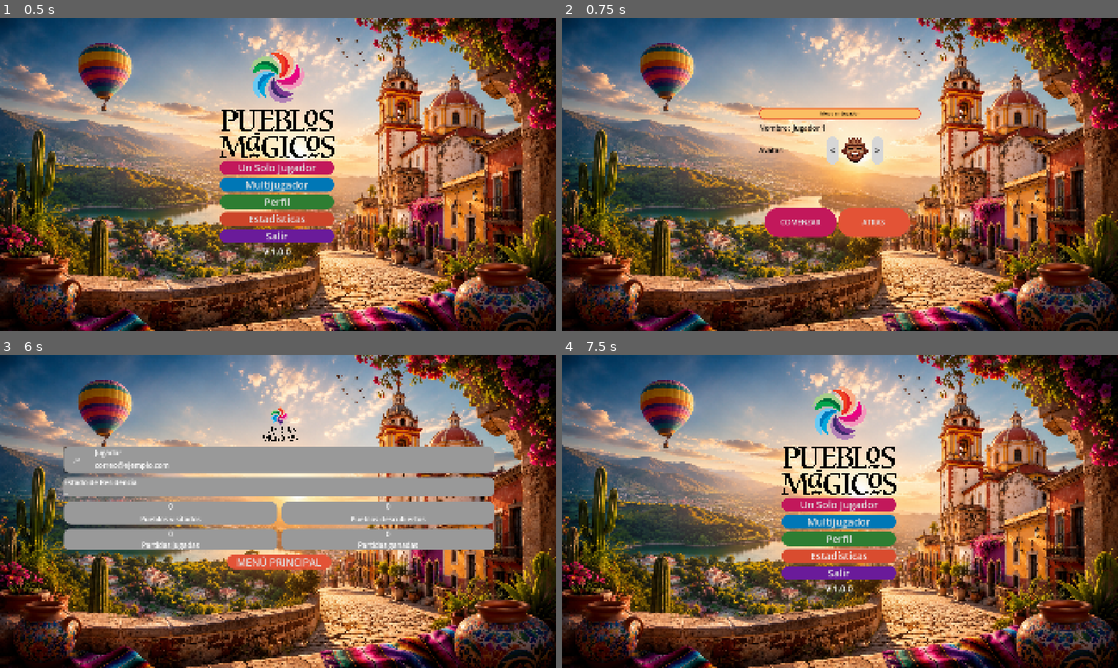
Above: before the commit, frames 1-4 (two rows, left to right).
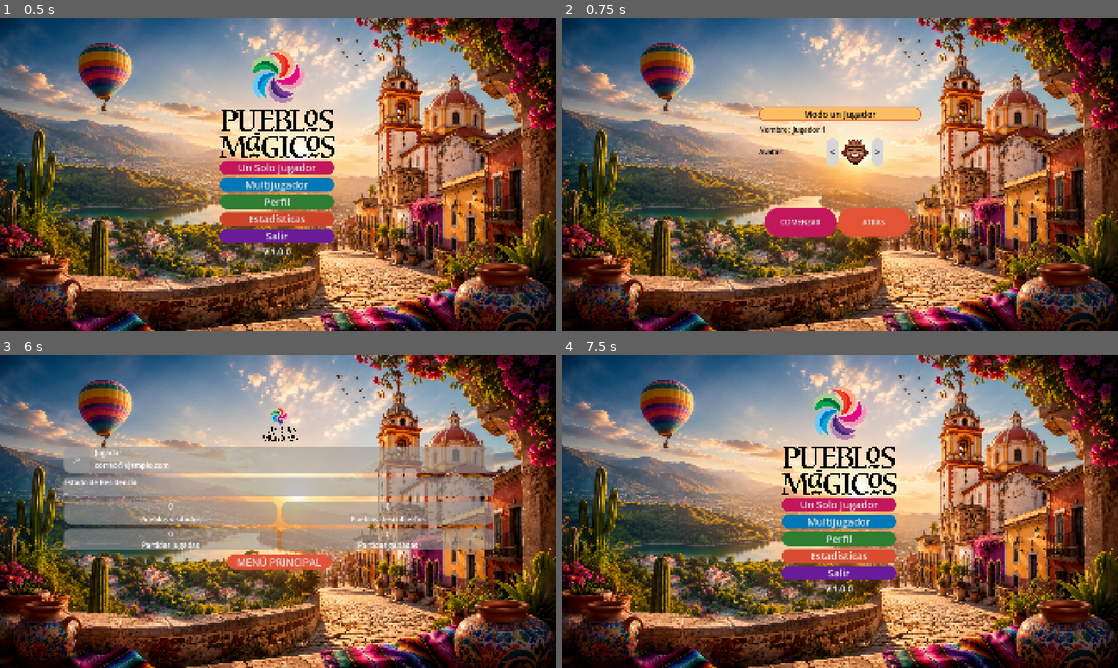
Above: after the commit, the same moments.

Repository: Capistran0205/Juego-Cultural-Pueblo-M-gicos
Game: Godot game, scene res://MenuPrincipal/Componentes/Escenas/MenuPrincipal.tscn
The game is run twice, just before and just after one commit, with the same random seed, the same clock (stepped at 60 frames per second) and the same inputs. Before the commit the project starts from res://MenuPrincipal/MenuPrincipal.tscn.
Inputs (mouse positions are in pixels of both pictures, inside the frame that each line leads up to):
- Up to frame 1 (0.5 s): no input
- Up to frame 2 (0.75 s): click "Un Solo Jugador" at 0.5 s
- Up to frame 3 (6 s): click "COMENZAR" at 1.25 s; click "← Menú" at 2 s; click "Un Solo Jugador" at 2.75 s; click "COMENZAR" at 3.5 s; click (83, 614) at 4.25 s; click "← Menú" at 5 s; click "Perfil" at 5.75 s
- Up to frame 4 (7.5 s): click "MENÚ PRINCIPAL" at 6.5 s; click "Estadísticas" at 7.25 s

Frame 1 is identical in both runs. In frame 2, 1.3% of the frame differs, in the area x 35-65%, y 28-48%; in frame 3, 16%, in the area x 11-89%, y 29-63%; in frame 4, nothing differs.

Commit message:
fix: :bug: Corrección de bug para dejar a InformacionJuego como la única fuente de verdad.
Se estableció una corrección de múltiple responsabilidad entre el archivo InformacionJuego y Global dejando a InformacionJugador como el único en controlar todas las partidas sean un jugador o multijugador.

Inconvenientes/cuidados: (1) la traducción de game_mode colapsa online/local en 1 — correcto, porque el esquema viejo nunca conoció online, pero si encuentras código viejo que distinga, hay que revisarlo; (2) si el menú relee Global.num_players inmediatamente después de asignarlo y antes de construir players, el _hint lo cubre, pero confírmalo con el grep; (3) log_event ahora guarda state_index del jugador actual en la clave position — preserva la forma del dict.

Nota: se excluyeron del control de versiones los assets pesados de Assets/Mapas (PNG nuevos y Mapas.zip ~155MB) para permitir el push a GitHub. Siguen en disco, ignorados por .gitignore.

Co-Authored-By: Claude Opus 4.8 <noreply@anthropic.com>

Diff:
--- a/Juego/TableroJuego/Componentes/scripts/tablero.gd
+++ b/Juego/TableroJuego/Componentes/scripts/tablero.gd
@@ -6,7 +6,7 @@
 # la tabla del HUD), lo que chocaba con GameManager. Aquí solo dejamos la
 # navegación de "Regresar al menú".
 
-const MAIN_MENU := "res://MenuPrincipal/MenuPrincipal.tscn"
+const MAIN_MENU := "res://MenuPrincipal/Componentes/Escenas/MenuPrincipal.tscn"
 
 @onready var btn_regresar: Button = $HUD/HUDRoot/BtnRegresar
 
--- a/Juego/TableroJuego/Tablero.tscn
+++ b/Juego/TableroJuego/Tablero.tscn
@@ -98,7 +98,6 @@
 position = Vector2(0.06482355, 9.057422)
 
 [node name="CollisionShape2D" type="CollisionShape2D" parent="Mapa/Estados/Area_0/Location_0"]
-visible = false
 shape = SubResource("CircleShape2D_jggqs")
 
 [node name="Area_1" type="Polygon2D" parent="Mapa/Estados"]
--- a/Juego/TableroJuego/game_manager.gd
+++ b/Juego/TableroJuego/game_manager.gd
@@ -701,7 +701,7 @@
 func _on_return_to_menu():
 	print("\n🏠 Regresando al menú principal...\n")
 	hide_stats_screen()
-	get_tree().change_scene_to_file("res://MenuPrincipal/MenuPrincipal.tscn")
+	get_tree().change_scene_to_file("res://MenuPrincipal/Componentes/Escenas/MenuPrincipal.tscn")
 
 # ============================================
 # TEXTO FLOTANTE
--- a/MenuPrincipal/BarraCargaDatostscn.tscn
+++ b/MenuPrincipal/Componentes/Escenas/BarraCargaDatostscn.tscn
@@ -1,7 +1,7 @@
 [gd_scene load_steps=12 format=3 uid="uid://cwcexurna1o6b"]
 
-[ext_resource type="Script" path="res://MenuPrincipal/Componentes/Scripts/Barra_carga_datos.gd" id="1_07lnh"]
-[ext_resource type="Texture2D" uid="uid://4suxfttcxaau" path="res://Assets/Marco_PueblosMagicos.webp" id="2_07lnh"]
+[ext_resource type="Script" uid="uid://bb151pdjl70kk" path="res://MenuPrincipal/Componentes/Scripts/Barra_carga_datos.gd" id="1_wdloi"]
+[ext_resource type="Texture2D" uid="uid://4suxfttcxaau" path="res://Assets/Marco_PueblosMagicos.webp" id="2_7qvvh"]
 
 [sub_resource type="StyleBoxFlat" id="StyleBoxFlat_hagek"]
 bg_color = Color(0.8732984, 0.8732984, 0.8732984, 1)
@@ -78,7 +78,7 @@
 
 [node name="CanvasLayer" type="CanvasLayer"]
 layer = 100
-script = ExtResource("1_07lnh")
+script = ExtResource("1_wdloi")
 
 [node name="CenterContainer" type="CenterContainer" parent="."]
 anchors_preset = -1
--- a/MenuPrincipal/MultijugadorModo.tscn
+++ b/MenuPrincipal/Componentes/Escenas/MultijugadorModo.tscn
@@ -252,7 +252,7 @@
 [node name="LblTitulo" type="Label" parent="VBoxContainer"]
 layout_mode = 2
 theme_override_colors/font_color = Color(0, 0, 0, 1)
-theme_override_font_sizes/font_size = 25
+theme_override_font_sizes/font_size = 30
 theme_override_styles/normal = SubResource("StyleBoxFlat_03r3q")
 theme_override_styles/focus = SubResource("StyleBoxFlat_6t6ly")
 text = "Multijugador"
--- a/MenuPrincipal/Perfil.tscn
+++ b/MenuPrincipal/Componentes/Escenas/Perfil.tscn
@@ -1,45 +1,59 @@
-[gd_scene load_steps=15 format=3 uid="uid://y8mnfu3488vt"]
+[gd_scene load_steps=16 format=3 uid="uid://y8mnfu3488vt"]
 
 [ext_resource type="Script" uid="uid://ckqk8svb5n3hh" path="res://MenuPrincipal/Componentes/Scripts/perfil.gd" id="1_perfil"]
 [ext_resource type="Texture2D" uid="uid://biikfd0se8k0n" path="res://Assets/FondoPrincipal.webp" id="2_fondo"]
 [ext_resource type="Texture2D" uid="uid://dcwy51kvl28ax" path="res://Assets/LogoPueblosMagicos.webp" id="3_logo"]
 
 [sub_resource type="StyleBoxFlat" id="StyleBoxFlat_u8q3d"]
+bg_color = Color(0.6, 0.6, 0.6, 0.6117647)
 corner_radius_top_left = 25
 corner_radius_top_right = 25
 corner_radius_bottom_right = 25
 corner_radius_bottom_left = 25
 
+[sub_resource type="StyleBoxFlat" id="StyleBoxFlat_ts1w4"]
+bg_color = Color(0.6, 0.6, 0.6, 0)
+corner_radius_top_left = 20
+corner_radius_bottom_left = 20
+
 [sub_resource type="StyleBoxFlat" id="StyleBoxFlat_e025y"]
-corner_radius_top_left = 20
-corner_radius_bottom_left = 20
-
-[sub_resource type="StyleBoxFlat" id="StyleBoxFlat_y1k67"]
+bg_color = Color(0.6, 0.6, 0.6, 0.6117647)
 corner_radius_top_left = 20
 corner_radius_top_right = 20
 corner_radius_bottom_right = 20
 corner_radius_bottom_left = 20
+
+[sub_resource type="StyleBoxFlat" id="StyleBoxFlat_y1k67"]
+bg_color = Color(0.6, 0.6, 0.6, 0.6117647)
+corner_radius_top_left = 20
+corner_radius_top_right = 20
+corner_radius_bottom_right = 20
+corner_radius_bottom_left = 20
 expand_margin_left = 5.0
 
 [sub_resource type="StyleBoxFlat" id="StyleBoxFlat_ter7a"]
+bg_color = Color(0.6, 0.6, 0.6, 0.6117647)
 corner_radius_top_left = 25
 corner_radius_top_right = 25
 corner_radius_bottom_right = 25
 corner_radius_bottom_left = 25
 
 [sub_resource type="StyleBoxFlat" id="StyleBoxFlat_jc18h"]
+bg_color = Color(0.6, 0.6, 0.6, 0.6117647)
 corner_radius_top_left = 25
 corner_radius_top_right = 25
 corner_radius_bottom_right = 25
 corner_radius_bottom_left = 25
 
 [sub_resource type="StyleBoxFlat" id="StyleBoxFlat_b4mge"]
+bg_color = Color(0.6, 0.6, 0.6, 0.6117647)
 corner_radius_top_left = 20
 corner_radius_top_right = 20
 corner_radius_bottom_right = 20
 corner_radius_bottom_left = 20
 
 [sub_resource type="StyleBoxFlat" id="StyleBoxFlat_rrbi2"]
+bg_color = Color(0.6, 0.6, 0.6, 0.6117647)
 corner_radius_top_left = 20
 corner_radius_top_right = 20
 corner_radius_bottom_right = 20
@@ -133,6 +147,7 @@
 custom_minimum_size = Vector2(90, 90)
 layout_mode = 2
 size_flags_vertical = 4
+theme_override_styles/panel = SubResource("StyleBoxFlat_ts1w4")
 
 [node name="LblIniciales" type="Label" parent="MarginContainer/Contenido/TarjetaUsuario/HBox/AvatarCirculo"]
 layout_mode = 1
--- a/MenuPrincipal/UnJugadorModo.tscn
+++ b/MenuPrincipal/Componentes/Escenas/UnJugadorModo.tscn
@@ -233,6 +233,7 @@
 custom_minimum_size = Vector2(0, 40)
 layout_mode = 2
 theme_override_colors/font_color = Color(0, 0, 0, 1)
+theme_override_font_sizes/font_size = 30
 theme_override_styles/normal = SubResource("StyleBoxFlat_bnv4j")
 text = "Modo un Jugador"
 horizontal_alignment = 1
--- a/MenuPrincipal/Componentes/Scripts/menu_principal.gd
+++ b/MenuPrincipal/Componentes/Scripts/menu_principal.gd
@@ -1,10 +1,10 @@
 extends Control
 
 const SCENES := {
-	"un_jugador": "res://MenuPrincipal/UnJugadorModo.tscn",
-	"multijugador": "res://MenuPrincipal/MultijugadorModo.tscn",
-	"perfil": "res://MenuPrincipal/Perfil.tscn",
-	"estadisticas": "res://MenuPrincipal/Estadisticas.tscn",
+	"un_jugador": "res://MenuPrincipal/Componentes/Escenas/UnJugadorModo.tscn",
+	"multijugador": "res://MenuPrincipal/Componentes/Escenas/MultijugadorModo.tscn",
+	"perfil": "res://MenuPrincipal/Componentes/Escenas/Perfil.tscn",
+	"estadisticas": "res://MenuPrincipal/Componentes/Escenas/Estadisticas.tscn",
 }
 
 @onready var btn_salir: Button = $VBoxContainer/MarginContainer/VBoxContainer/ButtonSalir
--- a/MenuPrincipal/Componentes/Scripts/multijugador_modo.gd
+++ b/MenuPrincipal/Componentes/Scripts/multijugador_modo.gd
@@ -1,6 +1,6 @@
 extends Control
 
-const MAIN_MENU := "res://MenuPrincipal/MenuPrincipal.tscn"
+const MAIN_MENU := "res://MenuPrincipal/Componentes/Escenas/MenuPrincipal.tscn"
 const GAME_BOARD := "res://Juego/TableroJuego/Tablero.tscn"
 
 const PLAYER_ENTRY := preload("res://MenuPrincipal/Componentes/Escenas/PlayerEntry.tscn")
--- a/MenuPrincipal/Componentes/Scripts/perfil.gd
+++ b/MenuPrincipal/Componentes/Scripts/perfil.gd
@@ -7,7 +7,7 @@
 #   AdministradorOnline / backend en una iteración futura.
 # =========================================================
 
-const MAIN_MENU := "res://MenuPrincipal/MenuPrincipal.tscn"
+const MAIN_MENU := "res://MenuPrincipal/Componentes/Escenas/MenuPrincipal.tscn"
 
 # --- Tarjeta de usuario ---
 @onready var lbl_iniciales: Label = $MarginContainer/Contenido/TarjetaUsuario/HBox/AvatarCirculo/LblIniciales
--- a/MenuPrincipal/Componentes/Scripts/un_jugador_modo.gd
+++ b/MenuPrincipal/Componentes/Scripts/un_jugador_modo.gd
@@ -1,6 +1,6 @@
 extends Control
 
-const MAIN_MENU := "res://MenuPrincipal/MenuPrincipal.tscn"
+const MAIN_MENU := "res://MenuPrincipal/Componentes/Escenas/MenuPrincipal.tscn"
 const GAME_BOARD := "res://Juego/TableroJuego/Tablero.tscn"
 const AVATARS_DIR := "res://Assets/Jugadores/"
 
--- a/ScriptsSinglentos/global.gd
+++ b/ScriptsSinglentos/global.gd
@@ -1,83 +1,63 @@
 extends Node
+# FACHADA TEMPORAL. La fuente de verdad es InformacionJuego.
+# Solo conserva estado local para las funciones vestigiales pendientes de borrar.
 
-# ============================================
-# CONFIGURACIÓN DEL MODO DE JUEGO (NUEVO)
-# ============================================
-var game_mode: int = 0  # 0 = Single Player, 1 = Multiplayer
-var num_players: int = 1  # Cantidad de jugadores (1-6)
+# --- Estado vestigial (prototipo; nadie del juego real debería usarlo) ---
+var current_player_position: int = 1
+var player_stats: Dictionary = {"money": 0, "items": [], "visited_locations": []}
+var _num_players_hint: int = 1   # respaldo para la UI de menú antes de construir players
 
-# ============================================
-# DATOS DEL JUEGO ACTUAL (TU CÓDIGO ORIGINAL)
-# ============================================
-# Resultado del dado actual
-var dice_result: int = 0
+# --- CONFIG: delegada con TRADUCCIÓN de enums ---
+var game_mode: int:
+	get:
+		match InformacionJuego.game_mode:
+			InformacionJuego.GameMode.SINGLE: return 0
+			InformacionJuego.GameMode.LOCAL_MULTI, InformacionJuego.GameMode.ONLINE_MULTI: return 1
+			_: return 0   # NONE → "un jugador" en el esquema viejo
+	set(value):
+		InformacionJuego.game_mode = (InformacionJuego.GameMode.SINGLE if value == 0
+			else InformacionJuego.GameMode.LOCAL_MULTI)
 
-# Posición actual del jugador
-var current_player_position: int = 1
+var num_players: int:
+	get:
+		return InformacionJuego.players.size() if not InformacionJuego.players.is_empty() else _num_players_hint
+	set(value):
+		_num_players_hint = value   # al construir players, size() manda
 
-# Turno actual
-var current_turn: int = 1
+# --- TRANSITORIO/LOG: delegado a InformacionJuego ---
+var dice_result: int:
+	get: return InformacionJuego.dice_result
+	set(value): InformacionJuego.dice_result = value
 
-# Estadísticas del jugador
-var player_stats: Dictionary = {
-	"money": 0,
-	"items": [],
-	"visited_locations": []
-}
+var current_turn: int:
+	get: return InformacionJuego.turn_number
+	set(value): InformacionJuego.turn_number = value
 
-# Historia del juego
-var game_history: Array = []
+var game_history: Array:
+	get: return InformacionJuego.game_history
 
-# ============================================
-# FUNCIONES ORIGINALES (SIN CAMBIOS)
-# ============================================
-# Función para reiniciar el juego
+func log_event(event_description: String) -> void:
+	InformacionJuego.log_event(event_description)
+
+# --- RESET: comportamiento ESTRECHO original. NO llama a reset() (borraría players) ---
 func reset_game() -> void:
-	dice_result = 0
+	InformacionJuego.dice_result = 0
+	InformacionJuego.turn_number = 1
 	current_player_position = 1
-	current_turn = 1
 	print("Juego reiniciado")
 
-# Registrar un evento en la historia
-func log_event(event_description: String) -> void:
-	var event: Dictionary = {
-		"turn": current_turn,
-		"position": current_player_position,
-		"description": event_description,
-		"timestamp": Time.get_ticks_msec()
-	}
-	game_history.append(event)
-	print("Evento registrado: %s" % event_description)
+func reset_config() -> void:
+	InformacionJuego.game_mode = InformacionJuego.GameMode.SINGLE
+	_num_players_hint = 1
+	print("Configuración reseteada a modo un jugador")
 
-# Agregar una ubicación visitada
+# --- VESTIGIAL: intacto. Borrar cuando confirmes que nadie lo llama ---
 func add_visited_location(location_id: int) -> void:
 	if not location_id in player_stats.visited_locations:
 		player_stats.visited_locations.append(location_id)
 
-# Función de utilidad para debug
 func print_game_state() -> void:
-	print("=== Estado del Juego ===")
-	print("Turno: %d" % current_turn)
-	print("Posición: %d" % current_player_position)
-	print("Último dado: %d" % dice_result)
-	print("Dinero: %d" % player_stats.money)
-	print("Items: %s" % str(player_stats.items))
-	print("Ubicaciones visitadas: %d" % player_stats.visited_locations.size())
-	print("======================")
+	print("Turno: %d | Dado: %d" % [current_turn, dice_result])
 
-# ============================================
-# NUEVAS FUNCIONES PARA MULTIJUGADOR
-# ============================================
-# Resetear solo la configuración del modo de juego
-func reset_config() -> void:
-	"""Reinicia la configuración a modo single player"""
-	game_mode = 0
-	num_players = 1
-	print("Configuración reseteada a modo un jugador")
-
-# Función de debug para ver la configuración actual
 func print_config() -> void:
-	print("=== Configuración de Juego ===")
-	print("Modo: %s" % ("MULTIJUGADOR" if game_mode == 1 else "UN JUGADOR"))
-	print("Jugadores: %d" % num_players)
-	print("=============================")
+	print("Modo: %s | Jugadores: %d" % [("MULTI" if game_mode == 1 else "UNO"), num_players])
--- a/ScriptsSinglentos/informacion_juego.gd
+++ b/ScriptsSinglentos/informacion_juego.gd
@@ -5,9 +5,12 @@
 # =========================================================
 
 signal player_added(player: Dictionary)
-signal player_removed(index: int)
+# signal player_removed(index: int)
 signal game_started
 signal game_ended(winner: Dictionary)
+signal dice_changed(value: int)
+signal turn_changed(current_turn: int)
+signal log_added(description: String)
 
 # =========================================================
 #                    ENUMS
@@ -165,6 +168,7 @@
 	game_state = GameState.PLAYING_MAP
 	current_turn_index = 0
 	turn_number = 1
+	turn_changed.emit(turn_number)
 	game_started.emit()
 
 func get_current_player() -> Dictionary:
@@ -193,6 +197,7 @@
 			continue
 
 		# Este jugador puede jugar
+		turn_changed.emit(turn_number)
 		return
 
 	# Si todos terminaron o no pueden jugar, fin del juego
@@ -319,6 +324,27 @@
 func is_single_player() -> bool:
 	return game_mode == GameMode.SINGLE
 
+var dice_result: int = 0:
+	set(value):
+		dice_result = value
+		dice_changed.emit(value)
+
+var game_history: Array = []   # guarda Dictionaries, igual que tenías en Global
+
+func log_event(description: String) -> void:
+	var cp := get_current_player()
+	var event := {
+		"turn": turn_number,
+		"position": cp.get("state_index", 0),  # antes era current_player_position
+		"player": cp.get("name", ""),
+		"description": description,
+		"timestamp": Time.get_ticks_msec(),
+	}
+	game_history.append(event)
+	log_added.emit(description)
+	print("Evento registrado: %s" % description)
+
+
 # =========================================================
 #              RESET
 # =========================================================
@@ -333,4 +359,6 @@
 	match_id = ""
 	match_code = ""
 	match_name = ""
+	dice_result = 0
+	game_history.clear()
 	is_host = false
--- a/project.godot
+++ b/project.godot
@@ -26,8 +26,8 @@
 InformacionJuego="*res://ScriptsSinglentos/informacion_juego.gd"
 AdaptadorPantalla="*res://ScriptsSinglentos/adaptador_pantalla.gd"
 AdministradorOnline="*res://AdministradorOnline/ScriptsSinglentos/administrador_online.gd"
+ManejadorPreguntas="*res://ScriptsSinglentos/manejador_preguntas.gd"
 Global="*res://ScriptsSinglentos/global.gd"
-ManejadorPreguntas="*res://ScriptsSinglentos/manejador_preguntas.gd"
 
 [display]
 
Not shown: 1 places in MenuPrincipal/Componentes/Escenas/BarraCargaDatostscn.tscn that only renumber resources
Renamed: MenuPrincipal/MenuPrincipal.tscn -> MenuPrincipal/Componentes/Escenas/MenuPrincipal.tscn
Not shown, added: CONTEXTO_PROYECTO.md
